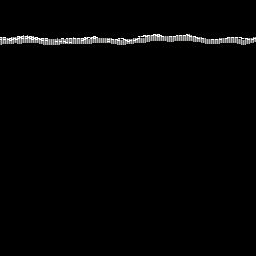
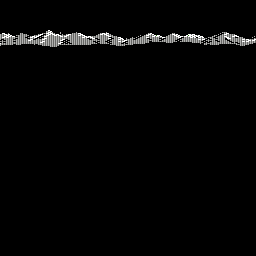
Layer changes from the first 256 x 256 image to the second:
added layer "horizon-mountains" above "horizon-plains" over [0, 30, 256, 47]
renamed "layer2 #1" to "horizon-plains", hid it over [0, 34, 256, 45]
